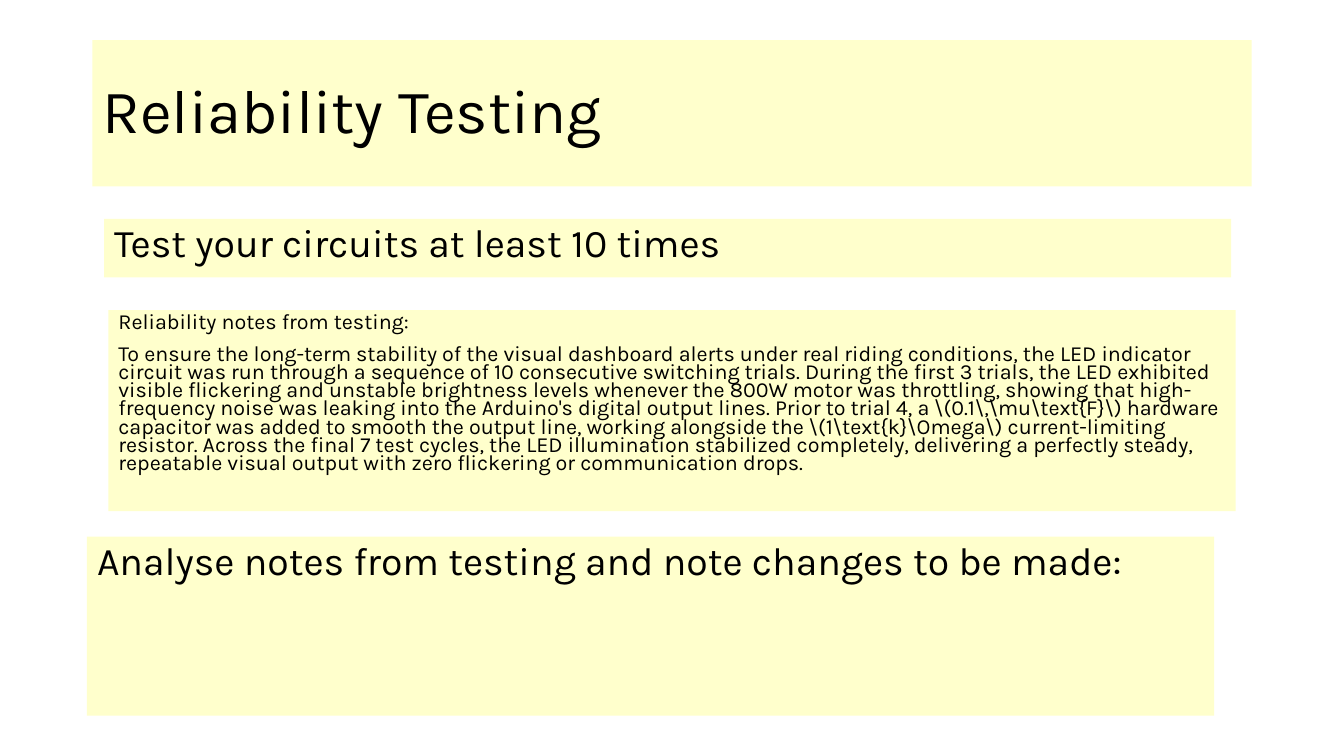
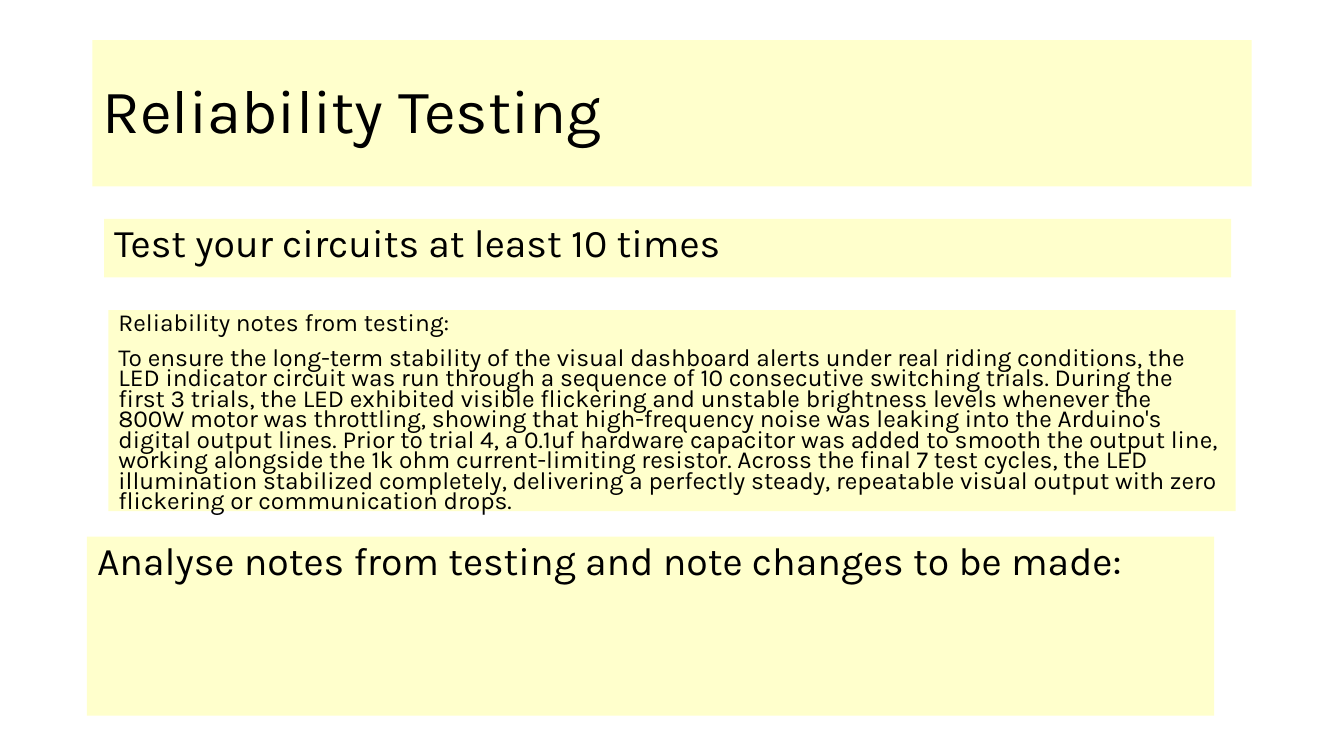
Before and after one commit to Heinrich70/Heinrich-13-Di-70cc-hybrid-pitbike, a slide deck: slide 18 of AS91904 Electronics Heinrich Venter.pptx. Drawn at 1344x756 pixels with LibreOffice and Linux fonts; fonts in the diff are those of the drawing. Boxes give left, top, right and bottom in pixels: in the first picture for what was removed or moved away, otherwise in the second. Text is boxed around its words. In the diff, an @@ line names an element or a change of style, - is before the commit and + after.

```diff
--- a/AS91904 Electronics Heinrich Venter.pptx
+++ b/AS91904 Electronics Heinrich Venter.pptx
@@ text in rectangle at (118,309,449,337): size 15.4 to 17.5 pt in "Reliability notes from testing:" @@
@@ text in rectangle at (118,349,1218,516): text changed; size 15.4 to 17.5 pt @@
-To ensure the long-term stability of the visual dashboard alerts under real riding conditions, the LED indicator circuit was run through a sequence of 10 consecutive switching trials. During the first 3 trials, the LED exhibited visible flickering and unstable brightness levels whenever the 800W motor was throttling, showing that high-frequency noise was leaking into the Arduino's digital output lines. Prior to trial 4, a \(0.1\,\mu\text{F}\) hardware capacitor was added to smooth the output line, working alongside the \(1\text{k}\Omega\) current-limiting resistor. Across the final 7 test cycles, the LED illumination stabilized completely, delivering a perfectly steady, repeatable visual output with zero flickering or communication drops.
+To ensure the long-term stability of the visual dashboard alerts under real riding conditions, the LED indicator circuit was run through a sequence of 10 consecutive switching trials. During the first 3 trials, the LED exhibited visible flickering and unstable brightness levels whenever the 800W motor was throttling, showing that high-frequency noise was leaking into the Arduino's digital output lines. Prior to trial 4, a 0.1uf hardware capacitor was added to smooth the output line, working alongside the 1k ohm current-limiting resistor. Across the final 7 test cycles, the LED illumination stabilized completely, delivering a perfectly steady, repeatable visual output with zero flickering or communication drops.
```
Also in this commit, not shown: 7 other slides changed.
